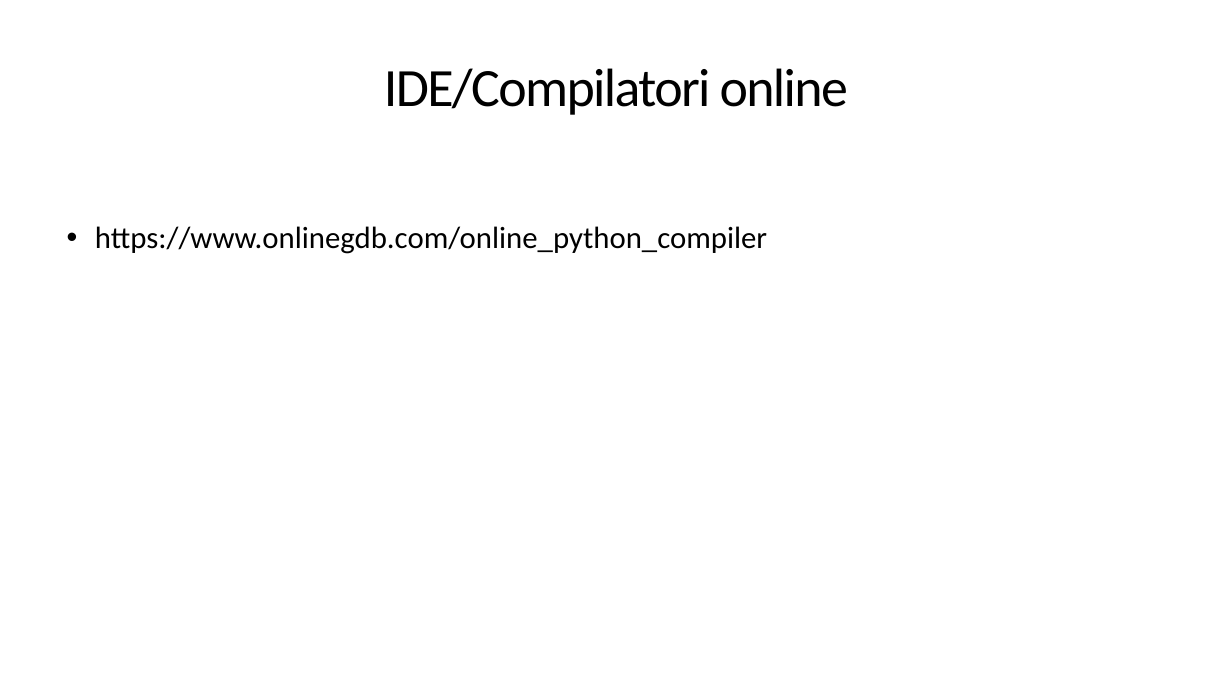
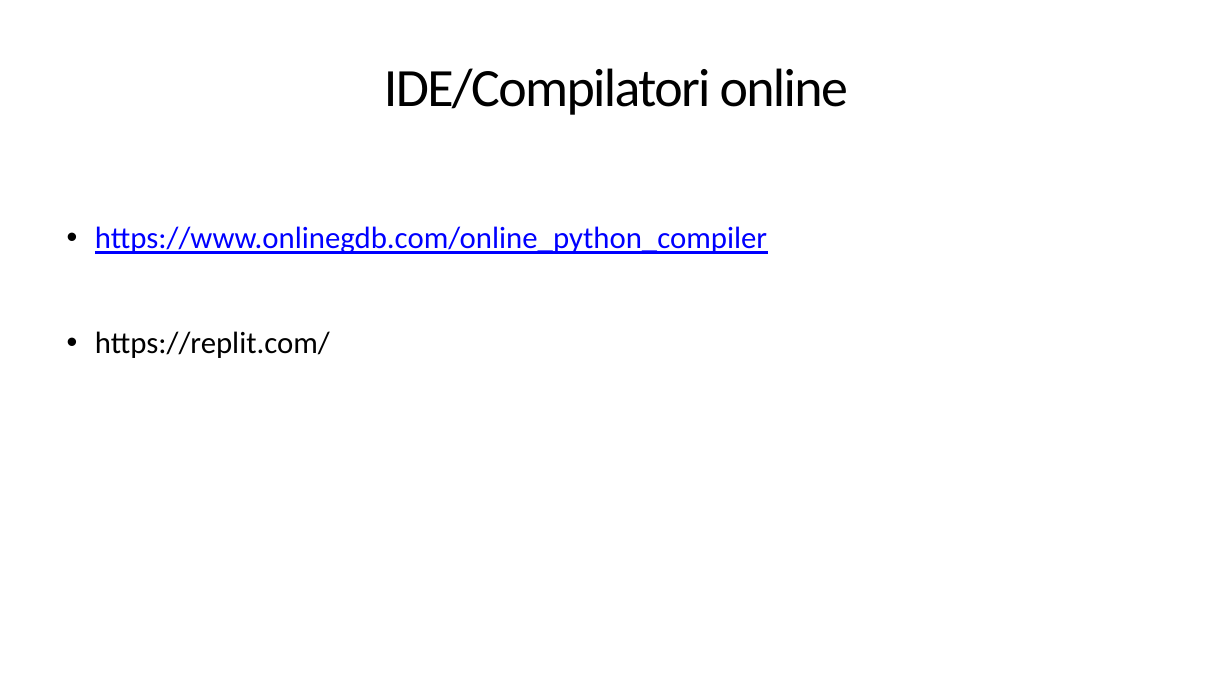
Before and after one commit to maxigiacc/Lezioni_C_Python, a slide deck: slide 13 of pwp/Lezione_4.pptx. Drawn at 1232x693 pixels with LibreOffice and Linux fonts; fonts in the diff are those of the drawing. Boxes give left, top, right and bottom in pixels: in the first picture for what was removed or moved away, otherwise in the second. Text is boxed around its words. In the diff, an @@ line names an element or a change of style, - is before the commit and + after.

Commit message:
Update

```diff
--- a/pwp/Lezione_4.pptx
+++ b/pwp/Lezione_4.pptx
@@ text at <box>95,226,767,254</box>: text colour #000000 to #0000FF, underline on in "https://www.onlinegdb.com/online_python_compiler" @@
@@ text at <box>95,331,330,358</box>: paragraph added @@
+• https://replit.com/
```
